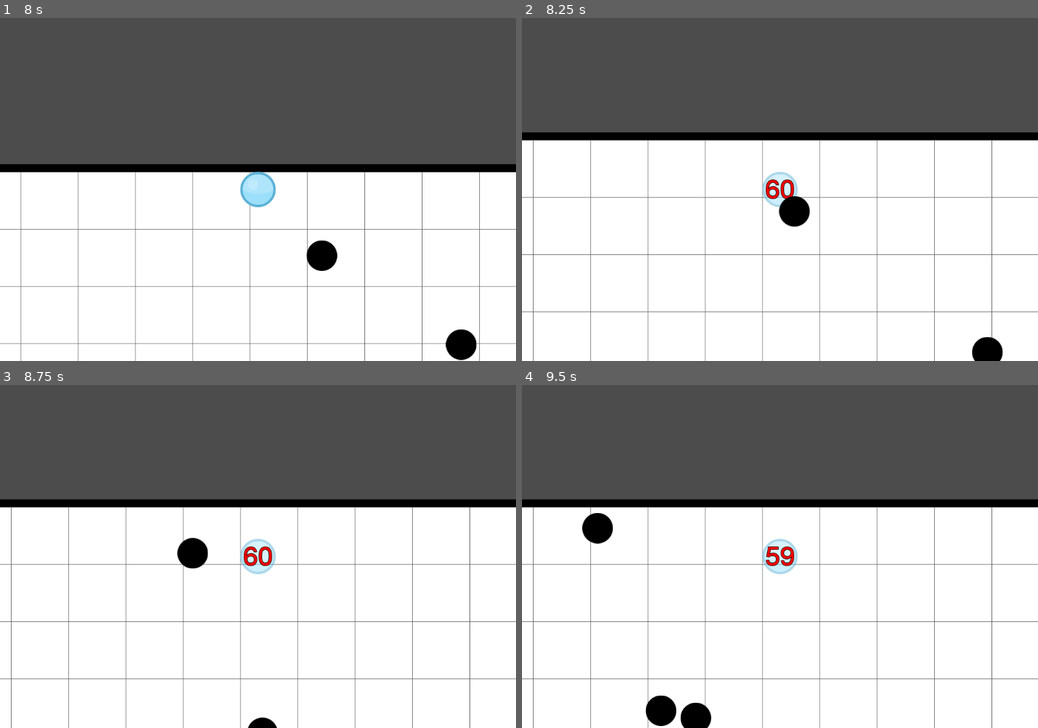
Above: before the commit, frames 1-4 (two rows, left to right).
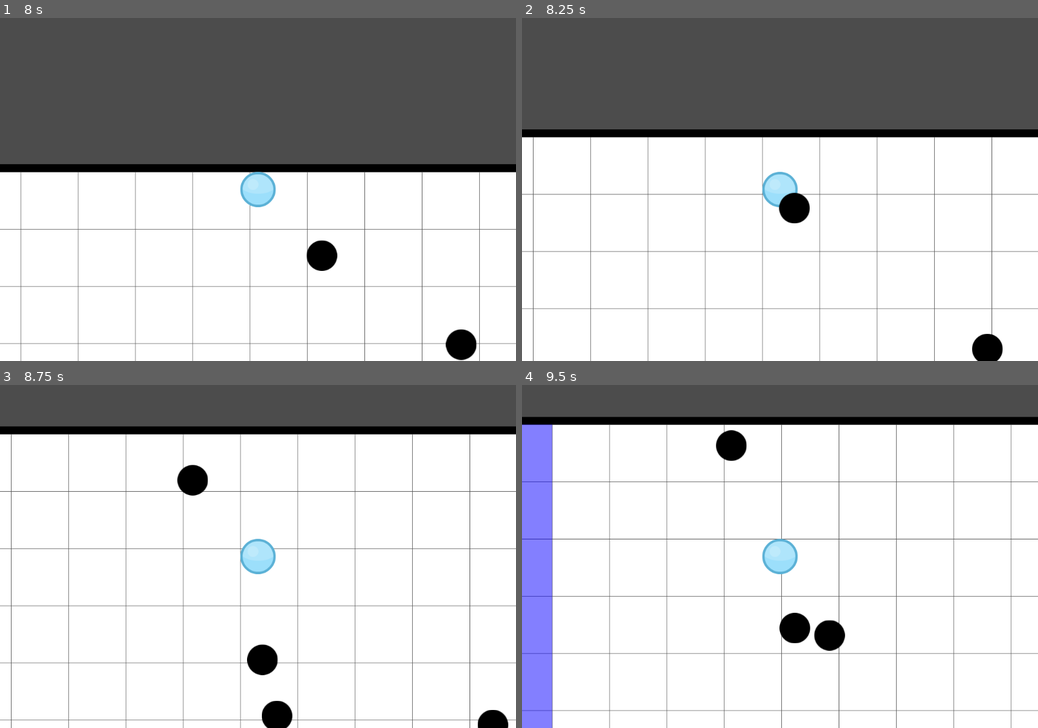
Above: after the commit, the same moments.

Repository: ollie-d/OpenEvades
Game: Godot game, scene res://Main.tscn
The game is run twice, just before and just after one commit, with the same random seed, the same clock (stepped at 60 frames per second) and the same inputs.
Inputs:
- Up to frame 1 (8 s): hold R 0.53-1.28 s; hold Up (ui_up) 0.53-2.03 s; tap R every 1.5 s from 1.35 to 7.35 s; hold R 2.03-2.78 s; hold Left (ui_left) 2.03-3.53 s; tap Enter at 3.5 s; hold Down (ui_down) 3.53-4.28 s; hold R 3.53-4.28 s; hold Right (ui_right) 4.28-5.03 s; hold Up (ui_up) 5.03-5.78 s; hold R 5.03-5.78 s; hold Right (ui_right) from 5.78 s (still down); hold R 6.53-7.28 s
- Up to frame 2 (8.25 s): release Right (ui_right) at 8.03 s; hold Down (ui_down) from 8.03 s (still down); hold R from 8.03 s (still down)
- Up to frame 3 (8.75 s): keep holding Down (ui_down); keep holding R
- Up to frame 4 (9.5 s): release Down (ui_down) at 8.78 s; release R at 8.78 s; hold Left (ui_left) from 8.78 s (still down); tap R at 8.85 s

Frame 1 is identical in both runs. In frame 2, 4.8% of the frame differs, in the area x 0-100%, y 32-100%; in frame 3, 28%; in frame 4, 36%, in the area x 0-100%, y 9-100%.

Commit message:
Added logic to determine if enemy has collided with player or ally in order to handle death and revive mechanics. Also added the ability to revive the player by pressing the R key in order to debug more quickly. Currently hit function in Ball class calls kill() and revive(), revive is what is trigered by R only when player is dead.

Diff:
--- a/Evades/Ball.gd
+++ b/Evades/Ball.gd
@@ -1,18 +1,16 @@
 extends KinematicBody2D
 
-export var speed = 400  # How fast the player will move (pixels/sec).
+export var speed = 400
 export var SAVE_TIME = 60
-var is_hit = false
+var alive = true
 var timer_value = 60;
 
 func _ready():
 	pass
 
-#func _process(delta):
-
 func _physics_process(_delta):
-	if !is_hit:
-		var velocity = Vector2()  # The player's movement vector.
+	if alive:
+		var velocity = Vector2()
 		if Input.is_action_pressed("ui_right"):
 			velocity.x += 1
 		if Input.is_action_pressed("ui_left"):
@@ -23,19 +21,33 @@
 			velocity.y -= 1
 		if velocity.length() > 0:
 			velocity = velocity.normalized() * speed
-# warning-ignore:return_value_discarded
+		# warning-ignore:return_value_discarded
 		move_and_slide(velocity)
 
-func hit(_body):
-	is_hit = true;
-	$Label.text = str(SAVE_TIME)
-	timer_value = SAVE_TIME
-	$Label.visible = true
-	$CollisionShape2D.set_deferred("disabled", true)
-	$Area2D/CollisionShape2D.set_deferred("disabled", true)
-	$Sprite.modulate.a = 0.5
-	$DeathTimer.start()
+func kill():
+	if alive:
+		alive = false;
+		$Label.text = str(SAVE_TIME)
+		timer_value = SAVE_TIME
+		$Label.visible = true
+		$CollisionShape2D.set_deferred("disabled", true)
+		$BallArea/CollisionShape2D.set_deferred("disabled", true)
+		$Sprite.modulate.a = 0.5
+		$DeathTimer.start()
 
+func revive():
+		alive = true;
+		$Label.visible = false
+		$CollisionShape2D.set_deferred("disabled", false)
+		$BallArea/CollisionShape2D.set_deferred("disabled", false)
+		$Sprite.modulate.a = 1
+		$DeathTimer.stop()
+
+func hit(body):
+	if body.name == "Enemy":
+		kill()
+	elif body.name == "Ally":
+		revive()
 
 func _on_DeathTimer_timeout():
 	if timer_value > 0:
--- a/Evades/Ball.tscn
+++ b/Evades/Ball.tscn
@@ -25,9 +25,6 @@
 [node name="Sprite" type="Sprite" parent="."]
 scale = Vector2( 0.5, 0.5 )
 texture = ExtResource( 1 )
-
-[node name="Camera2D" type="Camera2D" parent="."]
-current = true
 
 [node name="CollisionShape2D" type="CollisionShape2D" parent="."]
 shape = SubResource( 1 )
@@ -52,11 +49,11 @@
 "_edit_use_anchors_": false
 }
 
-[node name="Area2D" type="Area2D" parent="."]
+[node name="BallArea" type="Area2D" parent="."]
 
-[node name="CollisionShape2D" type="CollisionShape2D" parent="Area2D"]
-shape = SubResource( 2 )
+[node name="CollisionShape2D" type="CollisionShape2D" parent="BallArea"]
+shape = SubResource( 3 )
 
 [node name="DeathTimer" type="Timer" parent="."]
-[connection signal="area_entered" from="Area2D" to="." method="hit"]
+[connection signal="area_entered" from="BallArea" to="." method="hit"]
 [connection signal="timeout" from="DeathTimer" to="." method="_on_DeathTimer_timeout"]
--- a/Evades/Enemy.gd
+++ b/Evades/Enemy.gd
@@ -7,6 +7,7 @@
 func _ready():
 	randomize()
 	velocity = Vector2(rand_range(0, 1), rand_range(0, 1))
+	$EnemyArea.name = "Enemy"
 
 func _physics_process(delta):
 	velocity = velocity.normalized() * speed
--- a/Evades/Enemy.tscn
+++ b/Evades/Enemy.tscn
@@ -22,7 +22,7 @@
 [node name="CollisionShape2D" type="CollisionShape2D" parent="."]
 shape = SubResource( 1 )
 
-[node name="Area2D" type="Area2D" parent="."]
+[node name="EnemyArea" type="Area2D" parent="."]
 
-[node name="CollisionShape2D" type="CollisionShape2D" parent="Area2D"]
+[node name="CollisionShape2D" type="CollisionShape2D" parent="EnemyArea"]
 shape = SubResource( 2 )
--- a/Evades/Main.gd
+++ b/Evades/Main.gd
@@ -1,4 +1,6 @@
 extends Node
+
+export var Debug = true
 
 func _ready():
 	randomize()
@@ -9,19 +11,20 @@
 
 	# Add collision exceptions for player+safezones and enemies+enemies
 	# Also add exception for player+enemies (area handles death)
-	$Ball.add_collision_exception_with($LeftSafeZone)
-	$Ball.add_collision_exception_with($RightSafeZone)
+	$Player.add_collision_exception_with($LeftSafeZone)
+	$Player.add_collision_exception_with($RightSafeZone)
 	var time_before = OS.get_ticks_msec()
 	var children = $EnemyContainer.get_children()
 	for child in children:
-		child.add_collision_exception_with($Ball)
+		child.add_collision_exception_with($Player)
 		for child_ in children:
 			if child != child_:
 				child.add_collision_exception_with(child_)
 	var total_time = OS.get_ticks_msec() - time_before
 	print("Time taken: " + str(total_time))
 
-
-# Called every frame. 'delta' is the elapsed time since the previous frame.
-#func _process(delta):
-#	pass
+func _process(_delta):
+	if Debug:
+		if !$Player.alive:
+			if Input.is_key_pressed(KEY_R):
+				$Player.revive()
--- a/Evades/Main.tscn
+++ b/Evades/Main.tscn
@@ -25,8 +25,11 @@
 [node name="RightSafeZone" parent="." instance=ExtResource( 6 )]
 position = Vector2( 3600, 0 )
 
-[node name="Ball" parent="." instance=ExtResource( 1 )]
+[node name="Player" parent="." instance=ExtResource( 1 )]
 position = Vector2( 416, 352 )
+
+[node name="Camera2D2" type="Camera2D" parent="Player"]
+current = true
 
 [node name="Path2D" type="Path2D" parent="."]
 curve = SubResource( 1 )
Not shown: 2 places in Evades/Ball.tscn that only renumber resources
